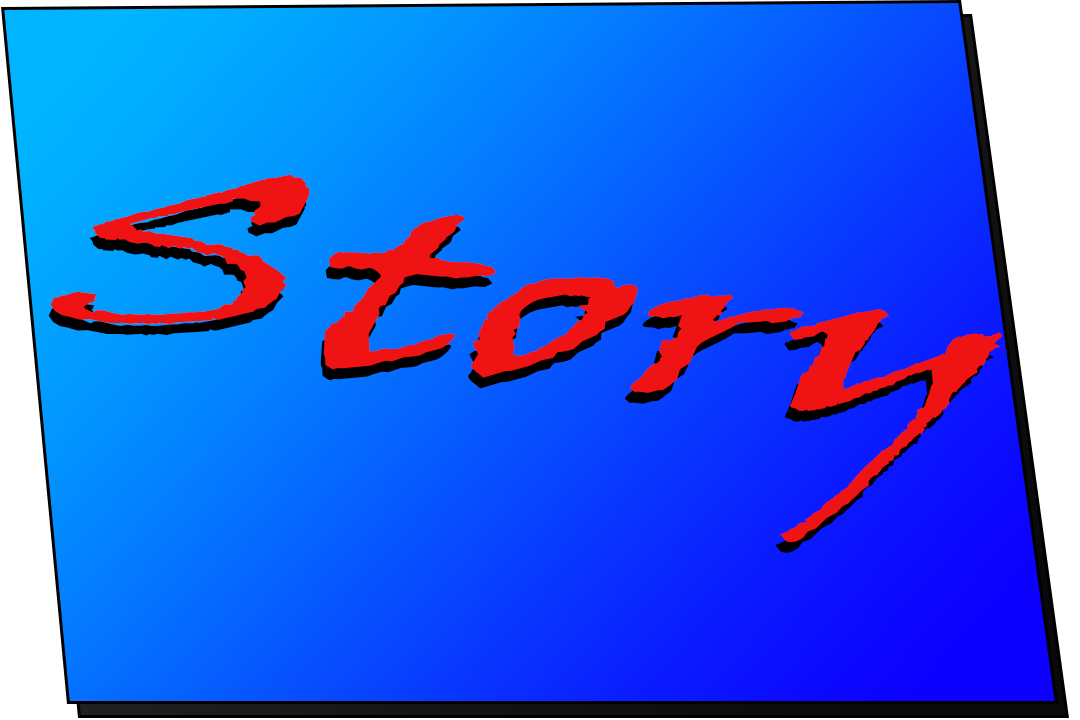
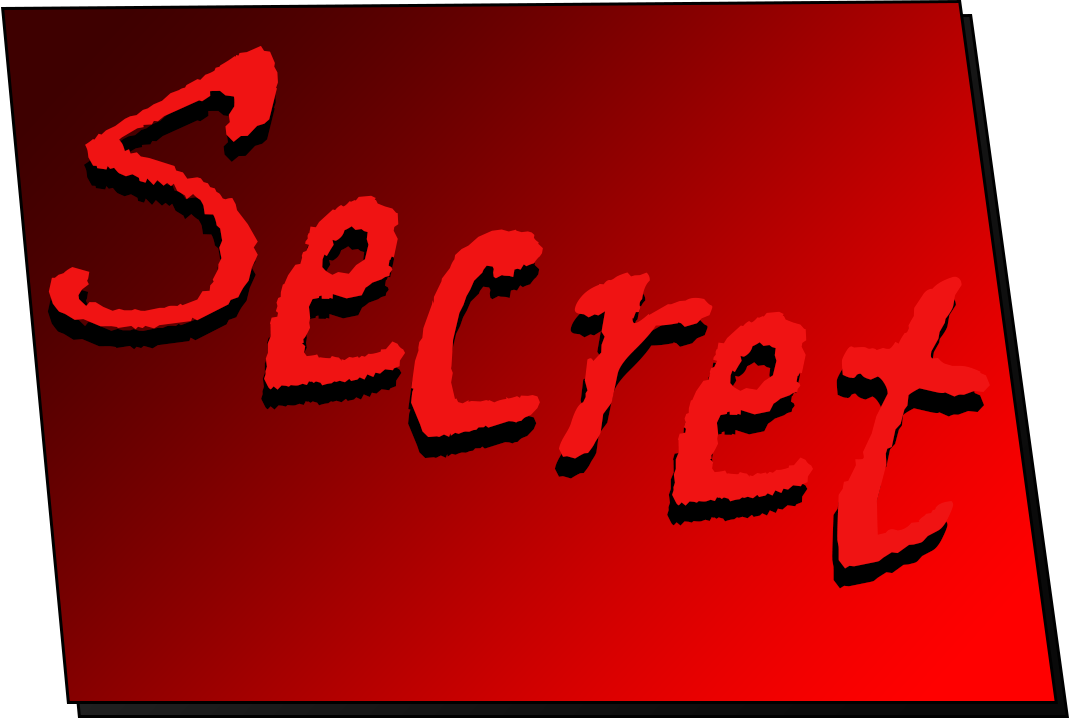
Revision of a layered 1080×720 image; what changed, layer by layer:
renamed "Story" to "Secret", painted on it over [48, 45, 1002, 569]
renamed "Story" to "Secret", painted on it over [47, 65, 996, 589]
added layer "Rectangle 1 copy 9" in group "Discover" over [4, 3, 1055, 701]
hid "Rectangle 1 copy 8" over [4, 3, 1055, 701]
